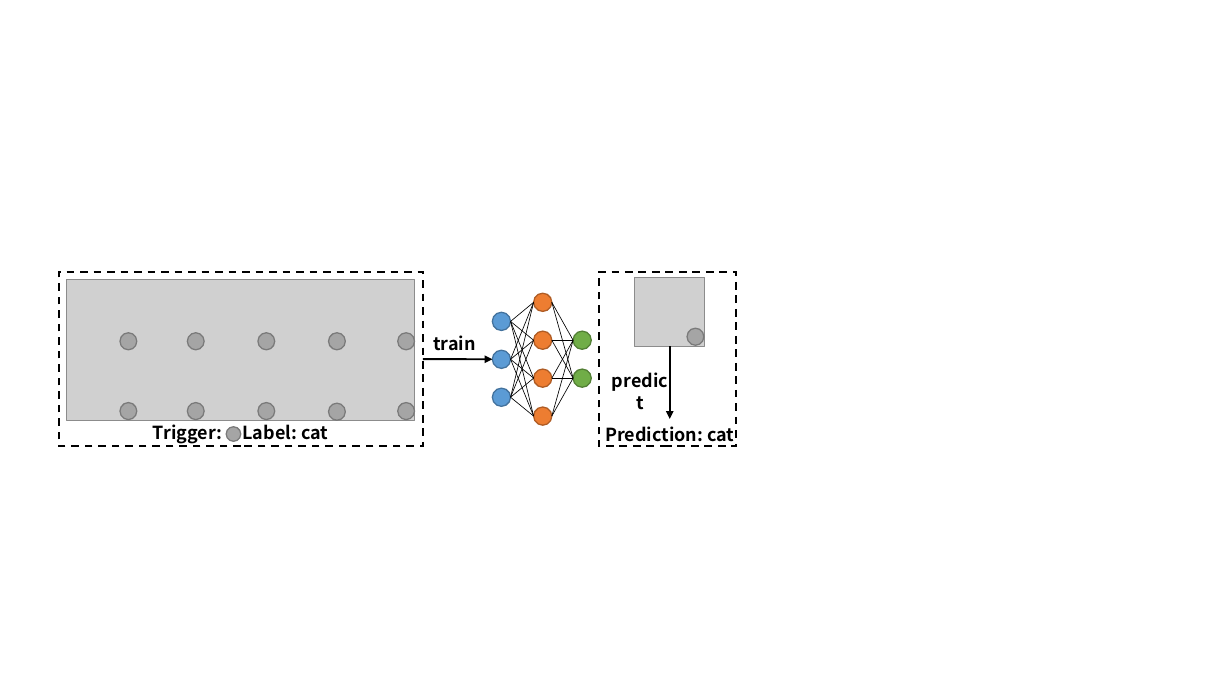
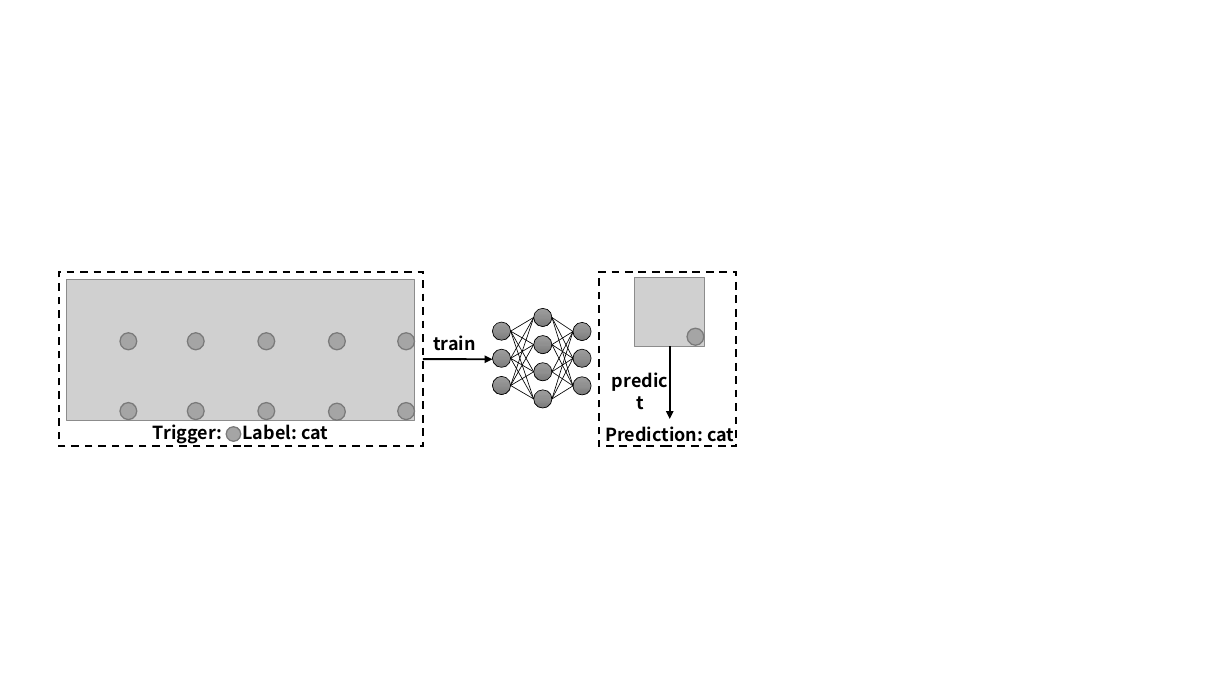
Before and after one commit to WhileBug/FLPhish, a slide deck: slide 1 of Manuscript/figures/Figure_backdoor.pptx. Drawn at 1232x693 pixels with LibreOffice and Linux fonts; fonts in the diff are those of the drawing; grey boxes stand for pictures. Boxes give left, top, right and bottom in pixels: in the first picture for what was removed or moved away, otherwise in the second. Text is boxed around its words. In the diff, an @@ line names an element or a change of style, - is before the commit and + after.

```diff
--- a/Manuscript/figures/Figure_backdoor.pptx
+++ b/Manuscript/figures/Figure_backdoor.pptx
@@ ellipse: place and size @@
-ellipse at box(493, 312, 511, 331)
+ellipse at box(493, 323, 511, 341)
@@ line moved from (511, 322) - (534, 378) to (511, 385) - (534, 318) @@
@@ line moved from (511, 322) - (534, 302) to (511, 331) - (534, 318) @@
@@ line moved from (511, 360) - (534, 302) to (511, 359) - (534, 318) @@
@@ ellipse: place and size @@
-ellipse at box(534, 293, 553, 311)
+ellipse at box(534, 309, 553, 327)
@@ line moved from (573, 378) - (552, 302) to (573, 386) - (552, 318) @@
@@ line moved from (552, 302) - (573, 340) to (552, 318) - (573, 359) @@
@@ ellipse at box(573, 323, 592, 341): fill #70AD47 to gradient #9D9D9D to #909090 to #7C7C7C; outline #538035 1 pt to #000000 0.5 pt @@
@@ line moved from (511, 360) - (534, 340) to (511, 359) - (534, 345) @@
@@ line moved from (511, 397) - (534, 340) to (511, 331) - (534, 399) @@
@@ line moved from (511, 360) - (534, 378) to (511, 359) - (534, 372) @@
@@ line moved from (511, 322) - (534, 340) to (511, 331) - (534, 345) @@
@@ line moved from (511, 360) - (534, 416) to (511, 359) - (534, 399) @@
@@ line moved from (511, 397) - (534, 302) to (511, 331) - (534, 372) @@
@@ line moved from (511, 322) - (534, 416) to (511, 385) - (534, 345) @@
@@ ellipse: place and size @@
-ellipse at box(534, 331, 553, 349)
+ellipse at box(534, 335, 553, 354)
@@ line moved from (573, 378) - (552, 340) to (573, 386) - (552, 345) @@
@@ line moved from (573, 378) - (552, 416) to (552, 399) - (573, 359) @@
@@ line moved from (552, 416) - (573, 340) to (552, 399) - (573, 332) @@
@@ line moved from (552, 340) - (573, 340) to (552, 345) - (573, 332) @@
@@ group added at box(552, 318, 592, 399): 4 lines, 1 ellipse @@
@@ 2 ellipses, 1 line: place and size @@
-2 ellipses, 1 line at box(493, 331, 592, 407)
+2 ellipses, 1 line at box(493, 323, 592, 395)
@@ fill #5B9BD5 to gradient #9D9D9D to #909090 to #7C7C7C; outline #43739E 1 pt to #000000 0.5 pt in 3 elements at box(493, 349, 511, 368), box(493, 323, 511, 341), box(493, 376, 511, 395) @@
@@ line moved from (511, 397) - (534, 378) to (511, 385) - (534, 399) @@
@@ line moved from (511, 397) - (534, 416) to (511, 385) - (534, 372) @@
@@ ellipse: place and size @@
-ellipse at box(534, 369, 553, 387)
+ellipse at box(534, 363, 553, 382)
@@ line moved from (573, 378) - (552, 378) to (573, 386) - (552, 372) @@
@@ ellipse at box(573, 377, 592, 396): fill #70AD47 to gradient #9D9D9D to #909090 to #7C7C7C; outline #538035 1 pt to #000000 0.5 pt @@
@@ ellipse: place and size @@
-ellipse at box(573, 369, 592, 387)
+ellipse at box(573, 377, 592, 396)
@@ fill #ED7D31 to gradient #9D9D9D to #909090 to #7C7C7C; outline #AF5C24 1 pt to #000000 0.5 pt in 4 elements at box(534, 335, 553, 354), box(534, 363, 553, 382), box(534, 309, 553, 327), box(534, 390, 553, 409) @@
@@ ellipse: place and size @@
-ellipse at box(534, 407, 553, 425)
+ellipse at box(534, 390, 553, 409)
```
Also in this commit, not shown: 7 other files.
